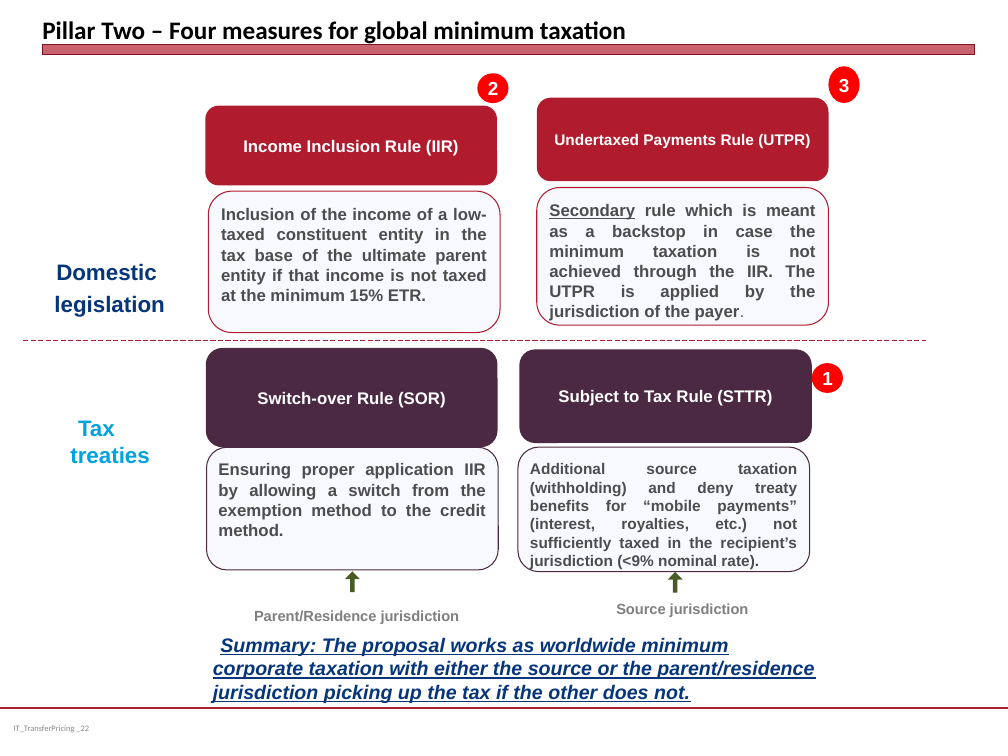
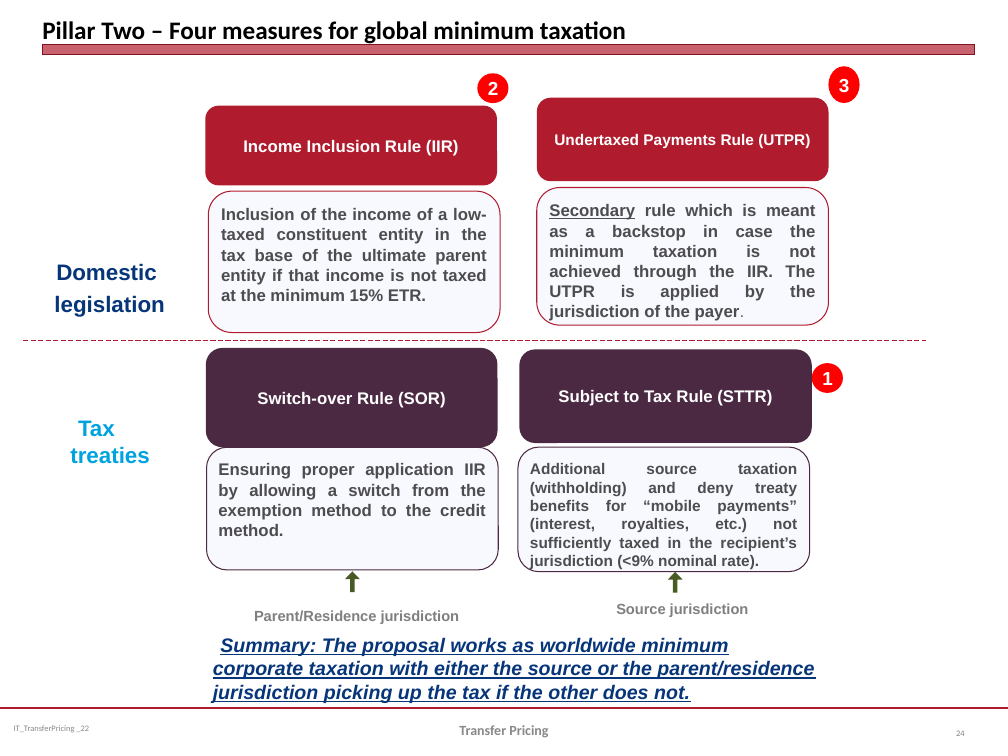
Before and after one commit to jmc877/International-Tax, a slide deck: slide 24 of slides/IT_TransferPricing_2022.pptx. Drawn at 1008x756 pixels with LibreOffice and Linux fonts; fonts in the diff are those of the drawing. Boxes give left, top, right and bottom in pixels: in the first picture for what was removed or moved away, otherwise in the second. Text is boxed around its words. In the diff, an @@ line names an element or a change of style, - is before the commit and + after.

```diff
--- a/slides/IT_TransferPricing_2022.pptx
+++ b/slides/IT_TransferPricing_2022.pptx
@@ text added at bbox=[459, 725, 548, 737], 10 pt, text #898989, bold @@
+Transfer Pricing
@@ page number added at bbox=[956, 730, 965, 736], 6 pt, text #808080 @@
+24
```
Also in this commit, not shown: 2 other slides changed, 3 slides added.
